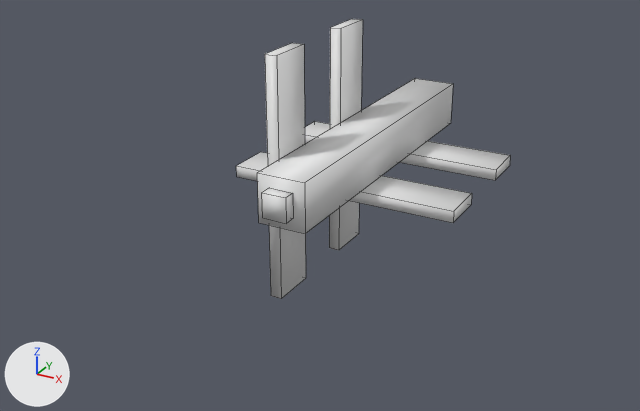
Before and after pictures for a commit that changed the FBX model LD30Content/models/exterior/fence.fbx.
One viewpoint serves both versions: a camera (50 mm lens) standing at (0.0159, -0.0308, 0.0133) and looking at (-0.0004, -0.0012, -0.0015). The lights are fixed; the arrows at lower left show +X, +Y and +Z. Mesh edges are drawn as thin lines.

In view in the first picture: 'fence'.
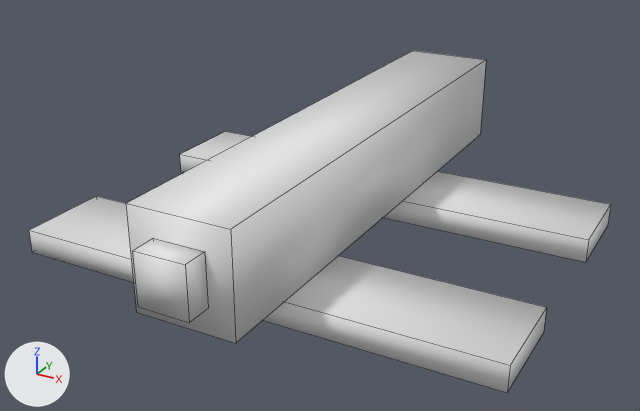
Boxes [x1, y1, x2, y2] around the edits, measured in the pictures (640 x 411 px; the box of a moved part takes in the faces that stretch with it):
'fence', reshaped, rescaled (112% wider, 22% taller): before [236, 19, 510, 299]; after [29, 51, 611, 392]
part 1 of me_fence, added: after [126, 51, 486, 343]
part 2 of me_fence, moved or reshaped: before [262, 188, 293, 223]; after [133, 238, 208, 322]
part 3 of me_fence, moved or reshaped: before [236, 152, 472, 223]; after [180, 131, 611, 262]
part 4 of me_fence, moved or reshaped: before [305, 121, 510, 180]; after [29, 196, 546, 392]
part 5 of me_fence, deleted: before [257, 78, 453, 234]
part 6 of me_fence, deleted: before [329, 19, 363, 250]
part 7 of me_fence, deleted: before [265, 43, 306, 299]

The change, as a diff of the scene's bpy script:
```diff
--- a/LD30Content/models/exterior/fence.fbx.py
+++ b/LD30Content/models/exterior/fence.fbx.py
@@ me_fence @@
 me_fence.from_pydata(...)  # 48 vertices, 36 faces; spans x -0.92..1.08, y -0.92..1.08, z -1.8..1.2
 # used by ob_fence; location = (0.0, 0.0, 0.0); rotation_euler = (1.571, 0.0, 0.0), in degrees (90, 0, 0); scale = (0.005, 0.005, 0.005)
+# me_fence part 1: a new loose piece, a box spanning x -0.2..0.2, y -0.2..0.2, z -1.2..1.1
+# me_fence part 2: the loose piece of 8 vertices spanning x -0.02..0.18, y -0.02..0.18, z 1.1..1.2 is moved by (-0.08, -0.08, 0.0)
+# me_fence part 3: the loose piece of 8 vertices spanning x -0.92..1.08, y -0.22..-0.12, z -0.2..0.2 is moved by (-0.08, -0.08, -0.4)
+# me_fence part 4: the loose piece of 8 vertices spanning x -0.92..1.08, y -0.22..-0.12, z -1.2..-0.8 is moved by (-0.08, -0.08, 1.6)
+# me_fence part 5: the loose piece of 8 vertices spanning x -0.12..0.28, y -0.12..0.28, z -1.8..1.1 is deleted
+# me_fence part 6: the loose piece of 8 vertices spanning x -0.22..-0.12, y -0.92..1.08, z -0.6..-0.2 is deleted
+# me_fence part 7: the loose piece of 8 vertices spanning x -0.22..-0.12, y -0.92..1.08, z 0.4..0.8 is deleted
@@ ob_fence @@
 ob_fence.rotation_euler = (1.571, 0.0, 0.0)  # degrees (90, 0, 0)
-ob_fence.scale = (0.005, 0.005, 0.005)
+ob_fence.scale = (0.01, 0.01, 0.01)
```
